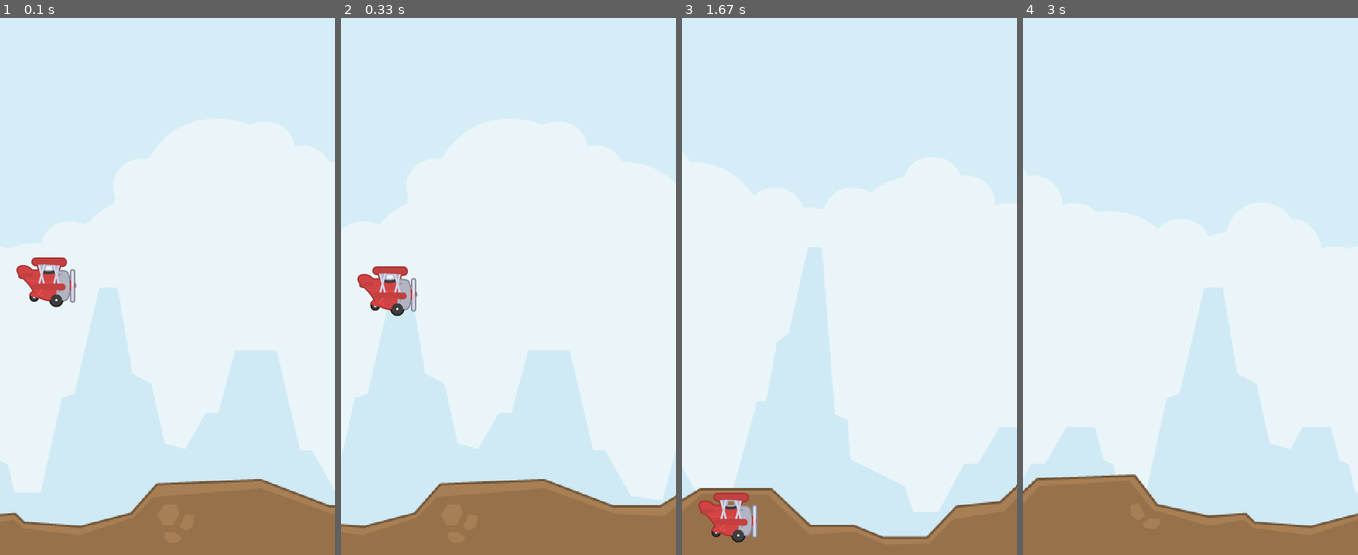
Above: before the commit, frames 1-4 (left to right).
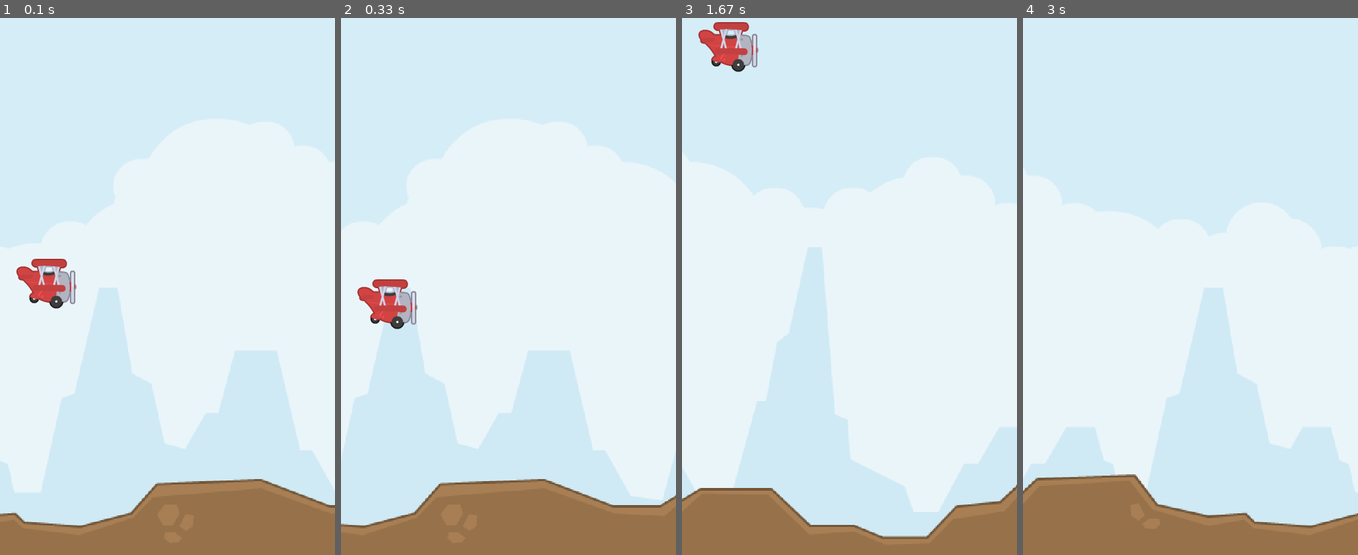
Above: after the commit, the same moments.

Repository: brccabral/Python_Pygame_SideScroller
Game: pygame game, started from code/main.py
The game is run twice, just before and just after one commit, with the same random seed, the same clock (stepped at 60 frames per second) and the same inputs.
Inputs (mouse positions are in pixels of both pictures, inside the frame that each line leads up to):
- Up to frame 1 (0.1 s): no input
- Up to frame 2 (0.33 s): no input
- Up to frame 3 (1.67 s): click (849, 281) at 0.38 s; click (852, 318) at 0.72 s; click (745, 200) at 1.05 s; click (973, 474) at 1.38 s
- Up to frame 4 (3 s): click (1197, 98) at 1.72 s; click (1180, 189) at 2.55 s

The runs differ from the first frame. In frame 1, 0.4% of the frame differs, in the area x 4-23%, y 44-55%; in frame 2, 1.3%; in frame 3, 2.3%, in the area x 4-23%, y 0-98%; in frame 4, nothing differs.

Commit message:
plane can jump

Diff:
--- a/code/main.py
+++ b/code/main.py
@@ -27,7 +27,7 @@
         # sprite setup
         BG(self.all_sprites, self.scale_factor)
         Ground(self.all_sprites, self.scale_factor)
-        Plane(self.all_sprites, self.scale_factor * 0.6)
+        self.plane = Plane(self.all_sprites, self.scale_factor * 0.6)
 
     def run(self):
         last_time = time.time()
@@ -38,10 +38,12 @@
             last_time = time.time()
 
             # event loop
-            for event in pygame.event.get([pygame.QUIT]):
+            for event in pygame.event.get([pygame.QUIT, pygame.MOUSEBUTTONDOWN]):
                 if event.type == pygame.QUIT:
                     pygame.quit()
                     sys.exit()
+                if event.type == pygame.MOUSEBUTTONDOWN:
+                    self.plane.jump()
 
             # game logic
             self.display_surface.fill((0, 0, 0))
--- a/code/sprites.py
+++ b/code/sprites.py
@@ -60,7 +60,7 @@
         self.pos = pygame.math.Vector2(self.rect.topleft)
 
         # movement
-        self.gravity = 250
+        self.gravity = 600
         self.direction = 0
 
     def import_frames(self, scale_factor: float):
@@ -76,6 +76,9 @@
         self.pos.y += self.direction * dt
         self.rect.y = round(self.pos.y)
 
+    def jump(self):
+        self.direction = -400
+
     def update(self, dt: float):
         self.update_gravity(dt)
         # self.animate(dt)
